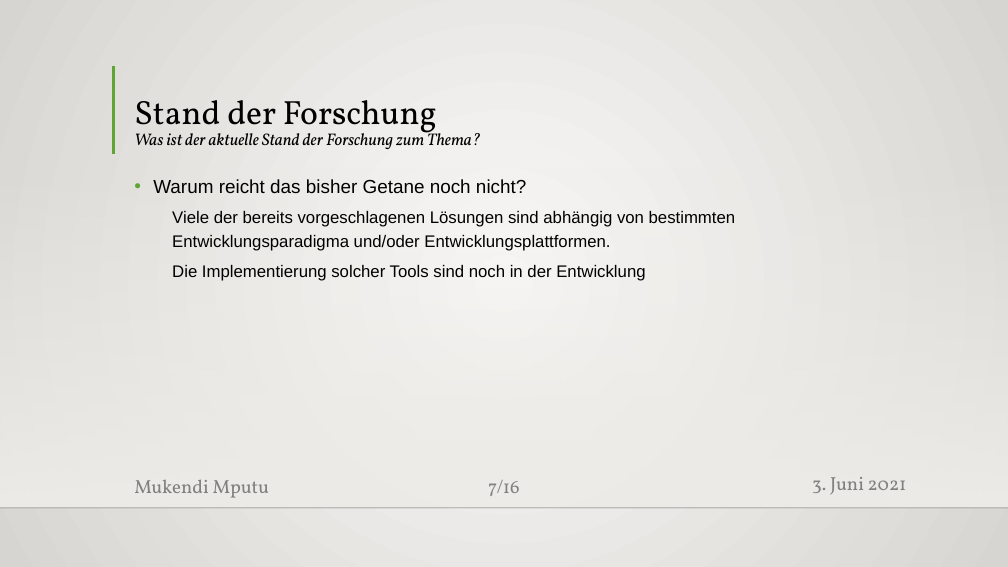
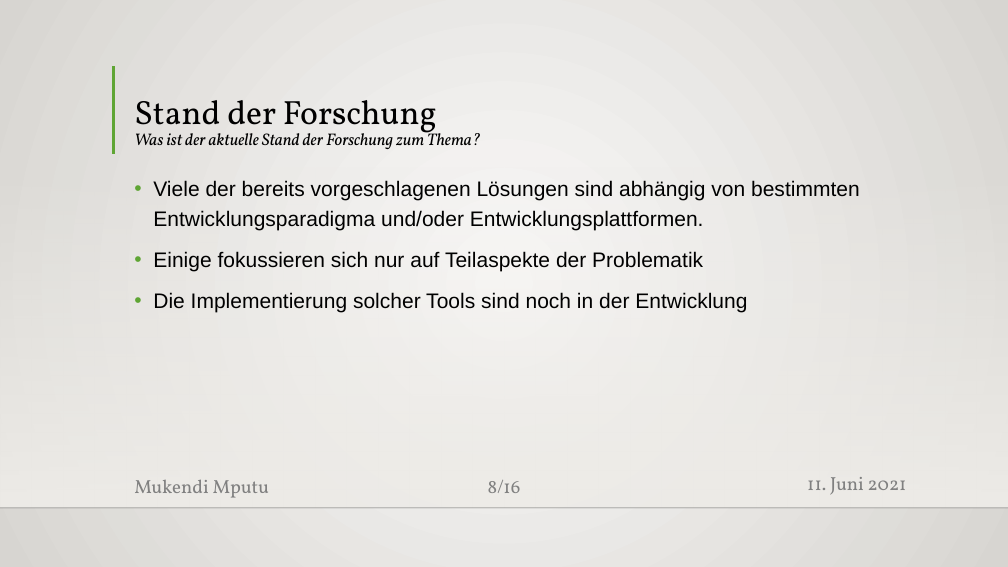
Before and after one commit to MukendiMputu/BachelorThesis, a slide deck: slide 8 of Proposalvortrag.pptx (slide 7 before the commit). Drawn at 1008x567 pixels with LibreOffice and Linux fonts; fonts in the diff are those of the drawing; background and template pictures are left out. Boxes give left, top, right and bottom in pixels: in the first picture for what was removed or moved away, otherwise in the second. Text is boxed around its words. In the diff, an @@ line names an element or a change of style, - is before the commit and + after.

```diff
--- a/Proposalvortrag.pptx
+++ b/Proposalvortrag.pptx
@@ text at (153,179,526,194): paragraph removed @@
-• Warum reicht das bisher Getane noch nicht?
@@ text at (153,180,860,312): size 16 to 20 pt in "Viele der bereits vorgeschlagenen Lösungen sind abhängig ...", "Die Implementierung solcher Tools sind noch in ..."; bullet none to •; list level 2 to 1 in "Viele der bereits vorgeschlagenen Lösungen ..."; list level 2 to 1 in "Die Implementierung solcher Tools sind ..." @@
@@ text at (153,251,703,271): paragraph added @@
+• Einige fokussieren sich nur auf Teilaspekte der Problematik
@@ text at (807,477,907,495): text changed @@
-3. Juni 2021
+11. Juni 2021
@@ page number at (488,480,521,493): text changed @@
-7/16
+8/16
```
Also in this commit, not shown: 10 other slides changed, 2 slides added, 2 slides removed, 1 other file.
